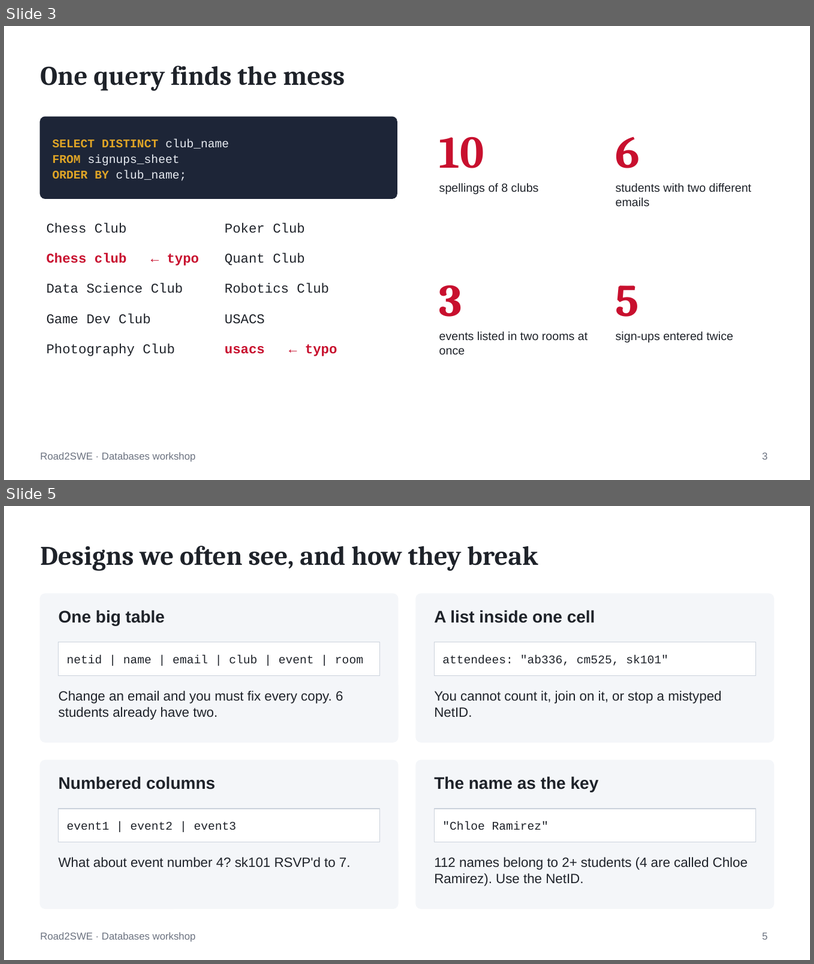
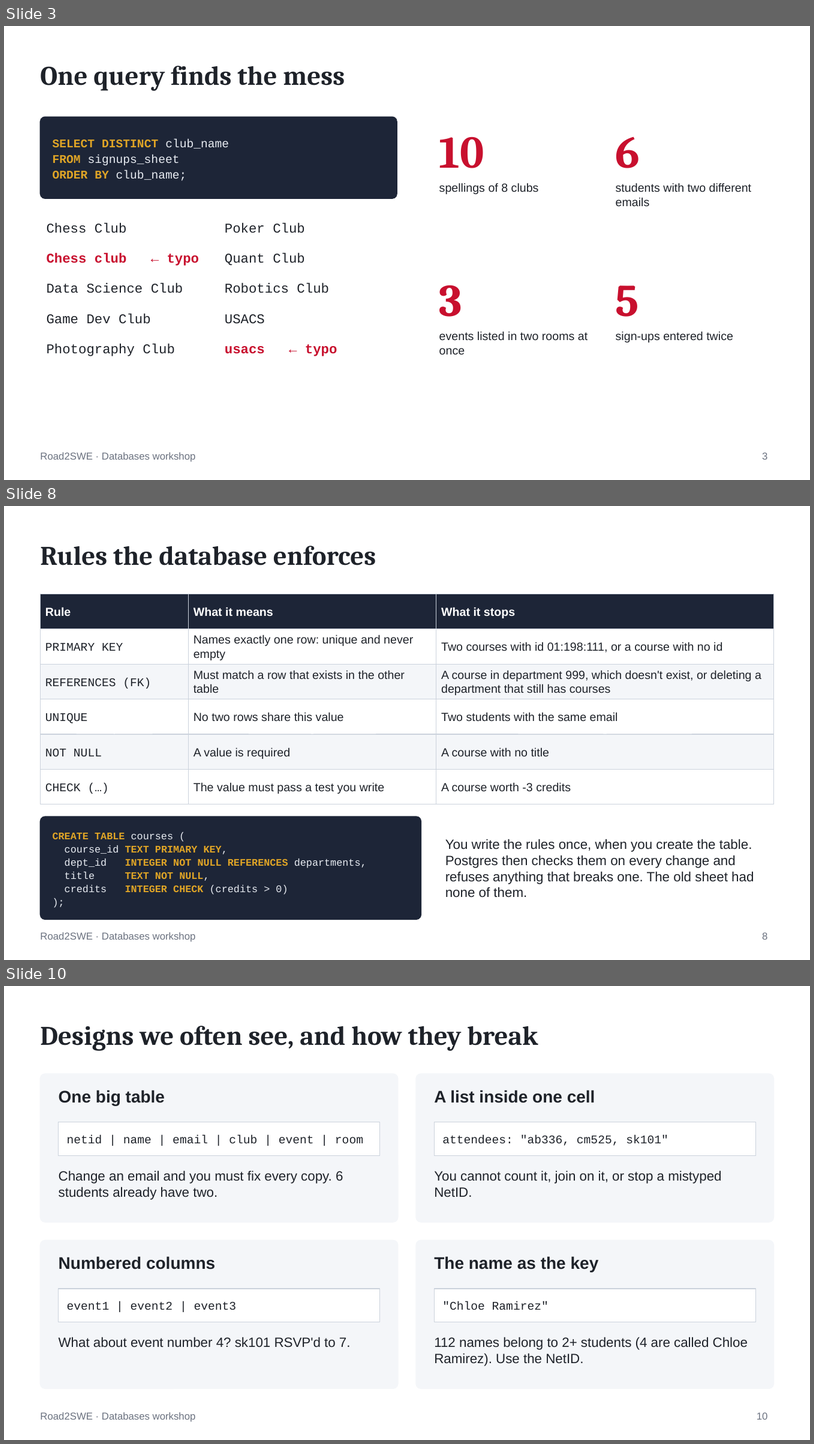
Before and after one commit to Trian27/RTSWEDatabasesWorkshop, a slide deck: slides/databases-workshop.pptx. Shown one above the other, each under a label of ours: slides 3 and 5 before the commit, slides 3, 8 and 10 after it; the slides between them are not shown. The pictures are 814x964 and 814x1444 pixels, drawn with LibreOffice and Linux fonts; fonts in the diff are those of the drawing. Boxes give left, top, right and bottom in pixels: in the first picture for what was removed or moved away, otherwise in the second. Text is boxed around its words. In the diff, an @@ line names an element or a change of style, - is before the commit and + after.

```diff
--- a/slides/databases-workshop.pptx
+++ b/slides/databases-workshop.pptx
@@ slide 8 added at (4, 506, 810, 960), background #FFFFFF; not listed: 1 template element that a slide beside it also shows @@
@@ title added at (40, 546, 376, 565), 32 pt, text #1E2229, bold @@
+Rules the database enforces
@@ rectangle added at (40, 594, 189, 629), fill #1D2537, outline #CBD2DC 0.75 pt, 14 pt, text #FFFFFF, bold @@
+Rule
@@ rectangle added at (189, 594, 437, 629), fill #1D2537, outline #CBD2DC 0.75 pt, 14 pt, text #FFFFFF, bold @@
+What it means
@@ rectangle added at (437, 594, 774, 629), fill #1D2537, outline #CBD2DC 0.75 pt, 14 pt, text #FFFFFF, bold @@
+What it stops
@@ rectangle added at (40, 629, 189, 664), fill #FFFFFF, outline #CBD2DC 0.75 pt, 14 pt, text #1E2229 @@
+PRIMARY KEY
@@ rectangle added at (189, 629, 437, 664), fill #FFFFFF, outline #CBD2DC 0.75 pt, 14 pt, text #1E2229 @@
+Names exactly one row: unique and never empty
@@ rectangle added at (437, 629, 774, 664), fill #FFFFFF, outline #CBD2DC 0.75 pt, 14 pt, text #1E2229 @@
+Two courses with id 01:198:111, or a course with no id
@@ rectangle added at (40, 664, 189, 699), fill #F4F6F9, outline #CBD2DC 0.75 pt, 14 pt, text #1E2229 @@
+REFERENCES (FK)
@@ rectangle added at (189, 664, 437, 699), fill #F4F6F9, outline #CBD2DC 0.75 pt, 14 pt, text #1E2229 @@
+Must match a row that exists in the other table
@@ rectangle added at (437, 664, 774, 699), fill #F4F6F9, outline #CBD2DC 0.75 pt, 14 pt, text #1E2229 @@
+A course in department 999, which doesn't exist, or deleting a department that still has courses
@@ rectangle added at (40, 699, 189, 734), fill #FFFFFF, outline #CBD2DC 0.75 pt, 14 pt, text #1E2229 @@
+UNIQUE
@@ rectangle added at (189, 699, 437, 734), fill #FFFFFF, outline #CBD2DC 0.75 pt, 14 pt, text #1E2229 @@
+No two rows share this value
@@ rectangle added at (437, 699, 774, 734), fill #FFFFFF, outline #CBD2DC 0.75 pt, 14 pt, text #1E2229 @@
+Two students with the same email
@@ rectangle added at (40, 734, 189, 769), fill #F4F6F9, outline #CBD2DC 0.75 pt, 14 pt, text #1E2229 @@
+NOT NULL
@@ rectangle added at (189, 734, 437, 769), fill #F4F6F9, outline #CBD2DC 0.75 pt, 14 pt, text #1E2229 @@
+A value is required
@@ rectangle added at (437, 734, 774, 769), fill #F4F6F9, outline #CBD2DC 0.75 pt, 14 pt, text #1E2229 @@
+A course with no title
@@ rectangle added at (40, 769, 189, 804), fill #FFFFFF, outline #CBD2DC 0.75 pt, 14 pt, text #1E2229 @@
+CHECK (…)
@@ rectangle added at (189, 769, 437, 804), fill #FFFFFF, outline #CBD2DC 0.75 pt, 14 pt, text #1E2229 @@
+The value must pass a test you write
@@ rectangle added at (437, 769, 774, 804), fill #FFFFFF, outline #CBD2DC 0.75 pt, 14 pt, text #1E2229 @@
+A course worth -3 credits
@@ rounded rectangle added at (40, 816, 422, 919), fill #1D2537, outline #1D2537 1 pt @@
@@ text added at (53, 832, 367, 894), 12 pt, text #E0A526, bold @@
+CREATE TABLE courses (
+course_id TEXT PRIMARY KEY,
+dept_id INTEGER NOT NULL REFERENCES departments,
+title TEXT NOT NULL,
+credits INTEGER CHECK (credits > 0)
+);
@@ text added at (446, 838, 754, 897), 16 pt, text #1E2229 @@
+You write the rules once, when you create the table. Postgres then checks them on every change and refuses anything that breaks one. The old sheet had none of them.
@@ page number added at (762, 932, 768, 939), 12 pt, text #6B7280 @@
+8
@@ what was slide 5 is now slide 10 @@
@@ page number at (757, 1412, 768, 1419): text changed @@
-5
+10
```
Also in this commit, not shown: 4 slides changed, 5 other slides added, 1 slide removed, 4 other files.
